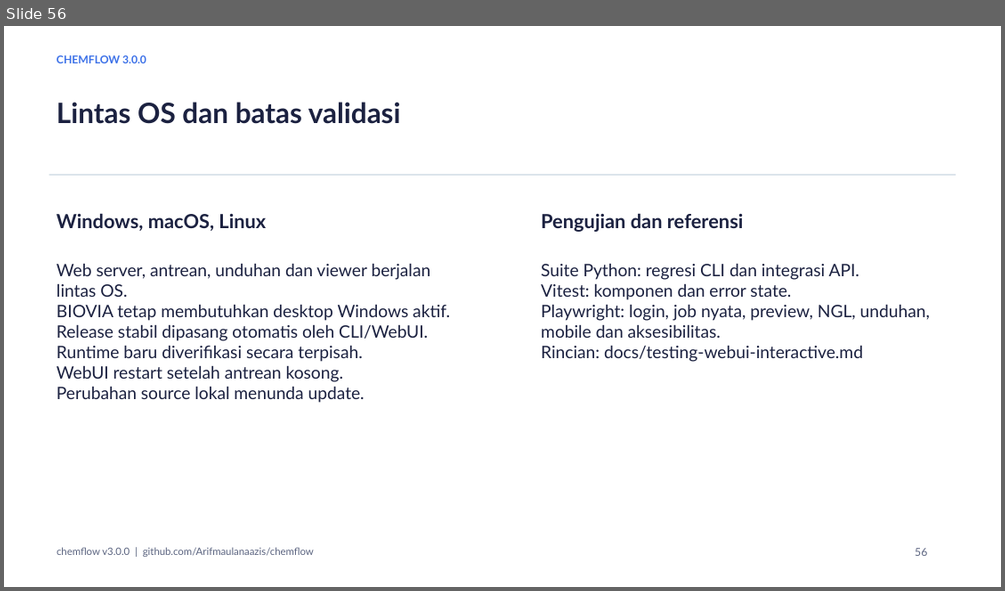
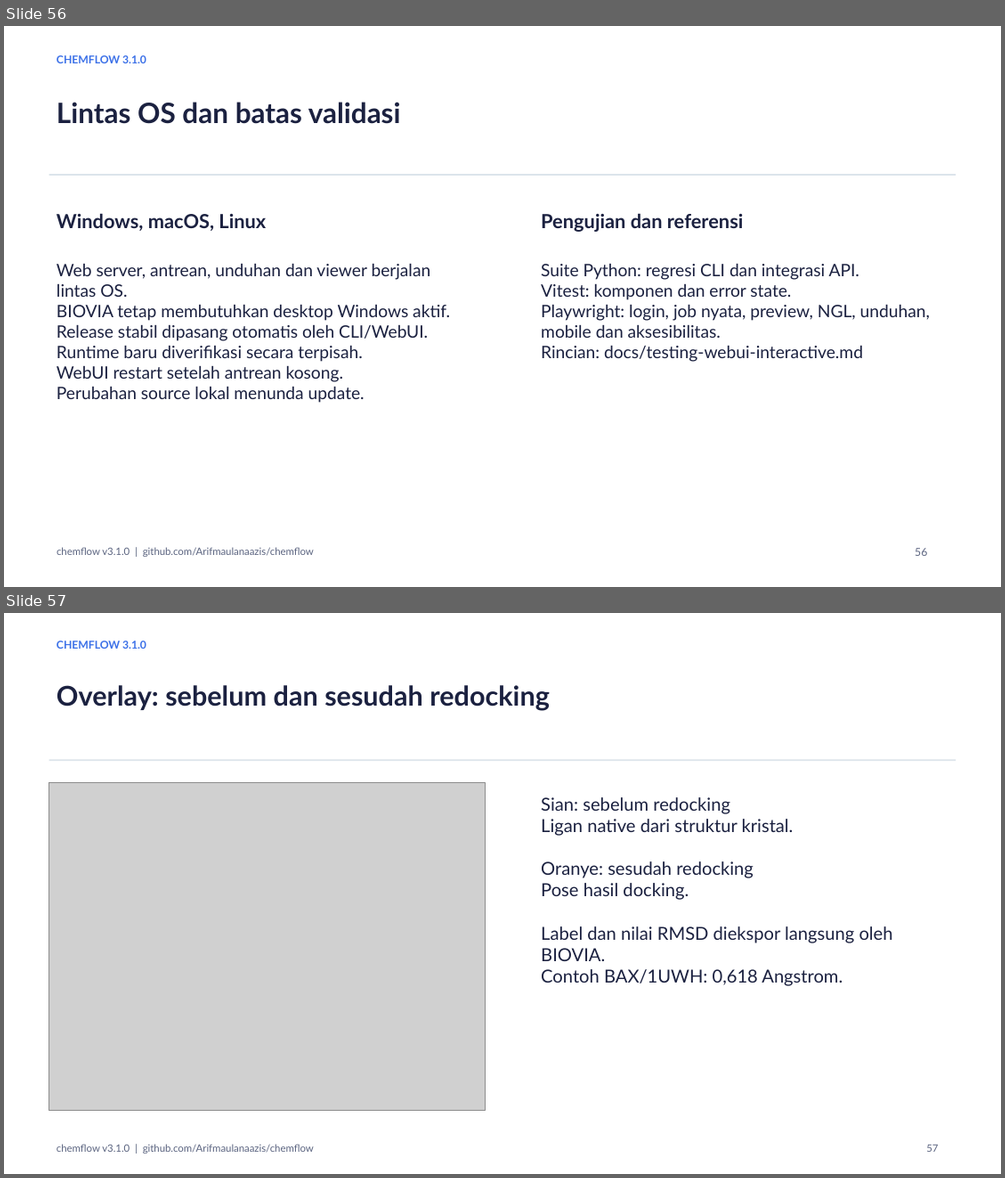
Before and after one commit to Arifmaulanaazis/chemflow, a slide deck: chemflow.pptx. Shown one above the other, each under a label of ours: slide 56 before the commit, slides 56 and 57 after it. The pictures are 1005x591 and 1005x1178 pixels, drawn with LibreOffice and Linux fonts; fonts in the diff are those of the drawing; grey boxes stand for pictures. Boxes give left, top, right and bottom in pixels: in the first picture for what was removed or moved away, otherwise in the second. Text is boxed around its words. In the diff, an @@ line names an element or a change of style, - is before the commit and + after.

Commit message:
chore: rapikan repo, dokumentasi, dan validasi RMSD 3.1.0
- Lepas dari pelacakan: data/skrip/gambar penyusun preprint (hanya PDF jadi
  yang dilacak), tmp/, output/, dan cache .chart-data-*.
- Embed 3D ligan mencoba enforceChirality=False sebelum fallback lain.
- Tambah backend RMSD (RDKit/BIOVIA) dengan fallback otomatis.
- Ringkas README dan docs; hapus catatan rilis/pengujian per versi dan
  gantikan dengan CHANGELOG.md.

```diff
--- a/chemflow.pptx
+++ b/chemflow.pptx
@@ slide 57 added at box(4, 613, 1001, 1174), background #FFFFFF @@
@@ text added at box(57, 641, 146, 649), 10.5 pt, text #3C71E8, bold @@
+CHEMFLOW 3.1.0
@@ text added at box(57, 685, 550, 711), 26.2 pt, text #1B2140, bold @@
+Overlay: sebelum dan sesudah redocking
@@ rectangle added at box(48, 760, 955, 761), fill #DCE4EB @@
@@ picture added at box(48, 783, 485, 1111) @@
@@ text added at box(541, 797, 893, 986), 17.2 pt, text #1B2140 @@
+Sian: sebelum redocking
+Ligan native dari struktur kristal.
+Oranye: sesudah redocking
+Pose hasil docking.
+Label dan nilai RMSD diekspor langsung oleh BIOVIA.
+Contoh BAX/1UWH: 0,618 Angstrom.
@@ text added at box(57, 1143, 314, 1153), 9.8 pt, text #5B6480 @@
+chemflow v3.1.0 | github.com/Arifmaulanaazis/chemflow
@@ text added at box(926, 1144, 938, 1151), 9.8 pt, text #5B6480 @@
+57
@@ slide 56 changed as well @@
@@ text at box(57, 55, 146, 63): text changed @@
-CHEMFLOW 3.0.0
+CHEMFLOW 3.1.0
@@ text at box(57, 547, 314, 556): text changed @@
-chemflow v3.0.0 | github.com/Arifmaulanaazis/chemflow
+chemflow v3.1.0 | github.com/Arifmaulanaazis/chemflow
```
Also in this commit, not shown: 52 other slides changed, 4 other slides added, 3 slides removed, 50 other files.
